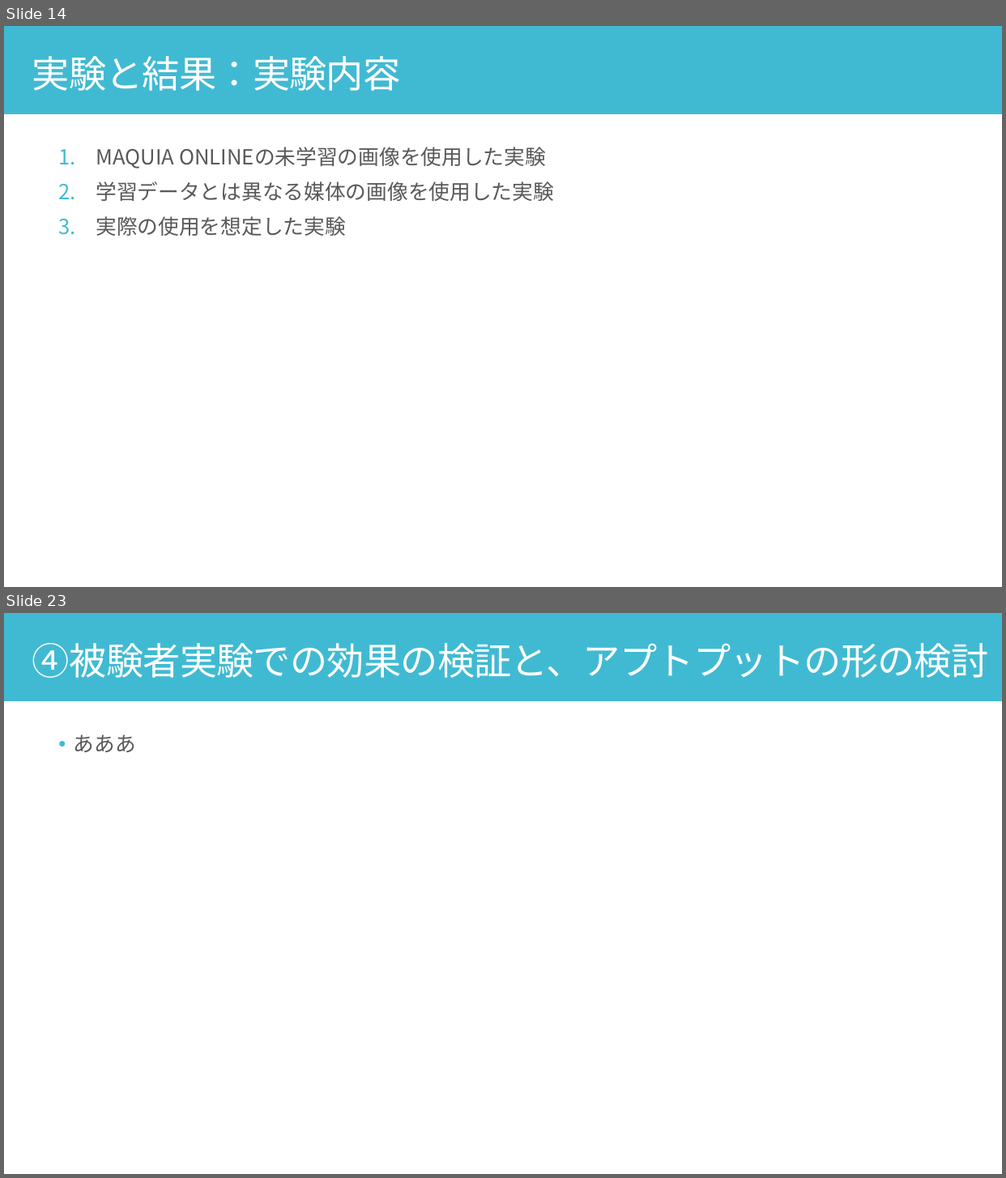
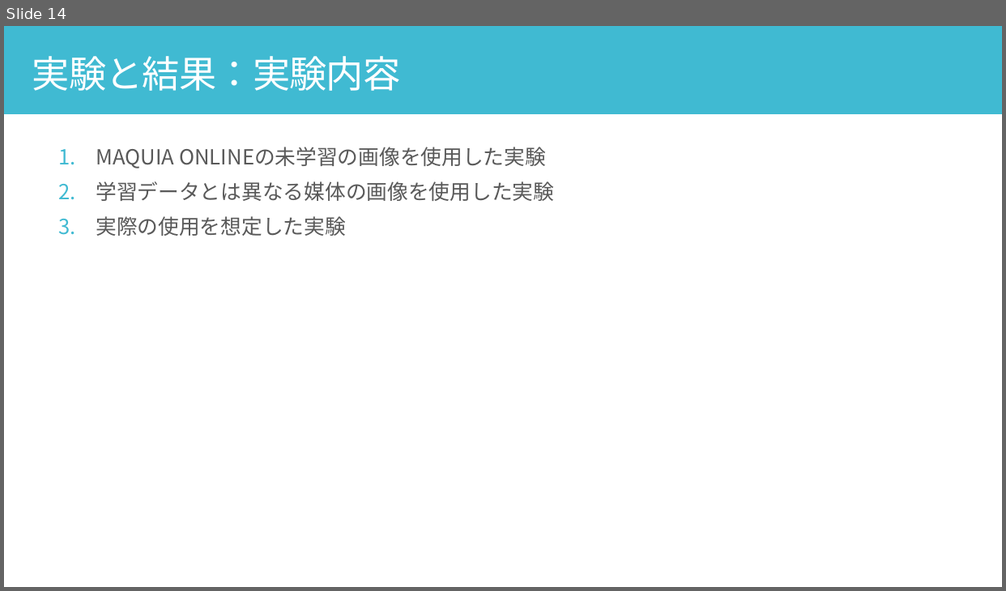
Before and after one commit to yuu5322/sci23, a slide deck: 口頭試問.pptx. Shown one above the other, each under a label of ours: slides 14 and 23 before the commit, slide 14 after it; the slides between them are not shown. The pictures are 1006x1178 and 1006x591 pixels, drawn with LibreOffice and Linux fonts; fonts in the diff are those of the drawing. Boxes give left, top, right and bottom in pixels: in the first picture for what was removed or moved away, otherwise in the second. Text is boxed around its words. In the diff, an @@ line names an element or a change of style, - is before the commit and + after.

```diff
--- a/口頭試問.pptx
+++ b/口頭試問.pptx
@@ slide 23 removed at <box>4,613,1002,1174</box>, background #FFFFFF @@
@@ rectangle removed at <box>4,613,1002,701</box> @@
@@ text removed at <box>32,643,989,678</box> @@
-④被験者実験での効果の検証と、アプトプットの形の検討
@@ text removed at <box>74,735,136,752</box> @@
-• あああ
```
Also in this commit, not shown: 5 slides changed, 4 slides added, 6 other slides removed.
